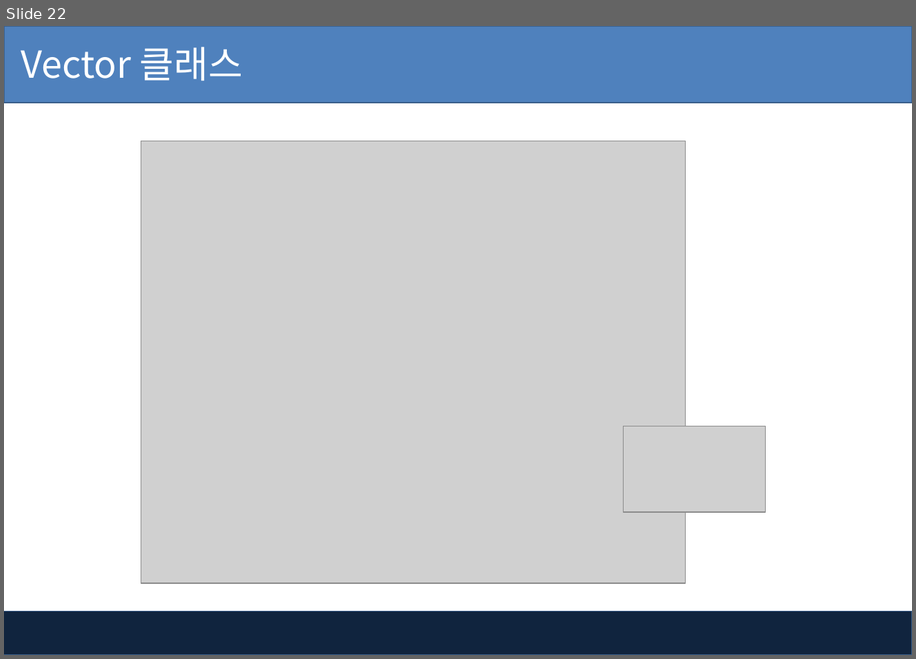
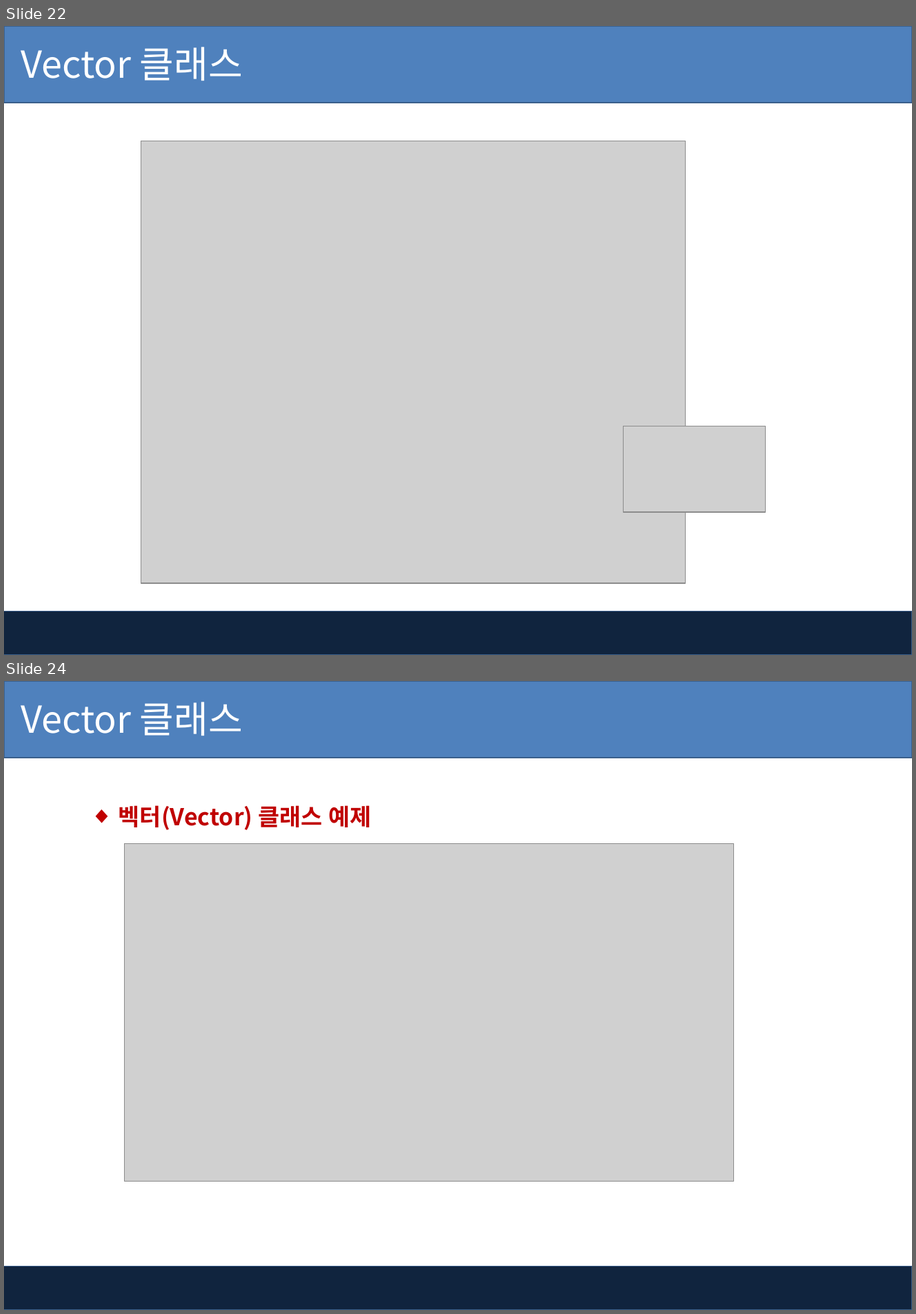
Before and after one commit to kiyongee2/green_project_web, a slide deck: java_ppt/14장. 컬렉션프레임워크.pptx. Shown one above the other, each under a label of ours: slide 22 before the commit, slides 22 and 24 after it; the slides between them are not shown. The pictures are 916x659 and 916x1314 pixels, drawn with LibreOffice and Linux fonts; fonts in the diff are those of the drawing; grey boxes stand for pictures; background and template pictures are left out. Boxes give left, top, right and bottom in pixels: in the first picture for what was removed or moved away, otherwise in the second. Text is boxed around its words. In the diff, an @@ line names an element or a change of style, - is before the commit and + after.

```diff
--- a/java_ppt/14장. 컬렉션프레임워크.pptx
+++ b/java_ppt/14장. 컬렉션프레임워크.pptx
@@ slide 24 added at <box>4,681,912,1310</box>, background #FFFFFF; not listed: 2 template elements that a slide beside it also shows @@
@@ title added at <box>21,702,243,736</box>, 32 pt, text #FFFFFF @@
+Vector 클래스
@@ text added at <box>119,805,372,830</box>, 20 pt, text #C00000, bold @@
+◆ 벡터(Vector) 클래스 예제
@@ picture added at <box>125,844,734,1181</box> @@
```
Also in this commit, not shown: 3 slides changed, 3 other files.
